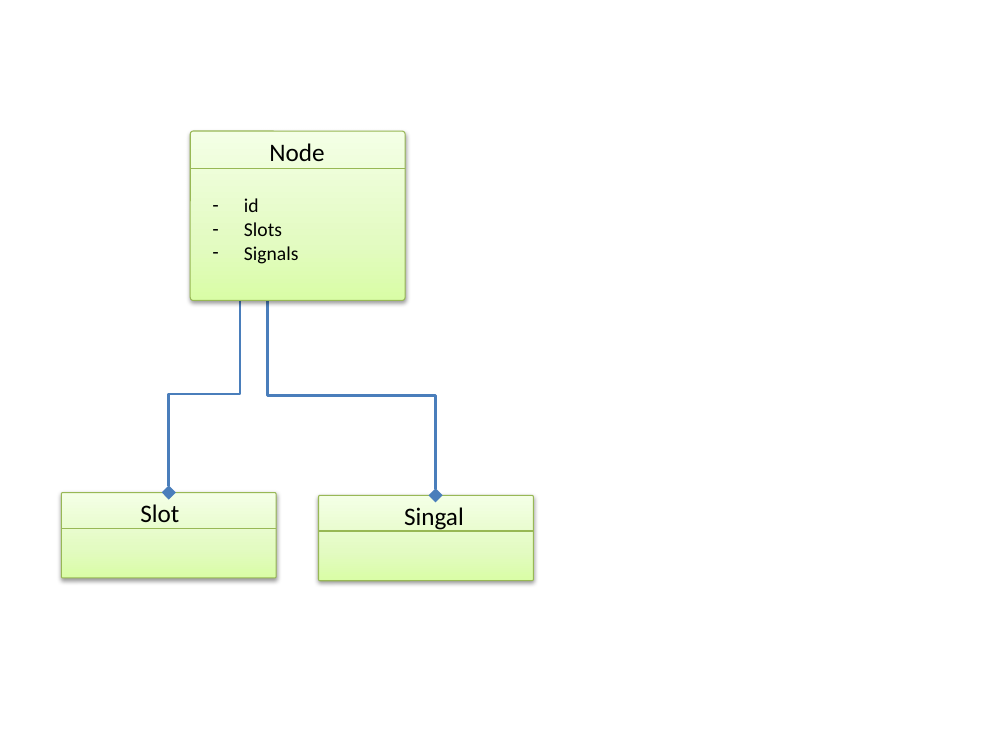
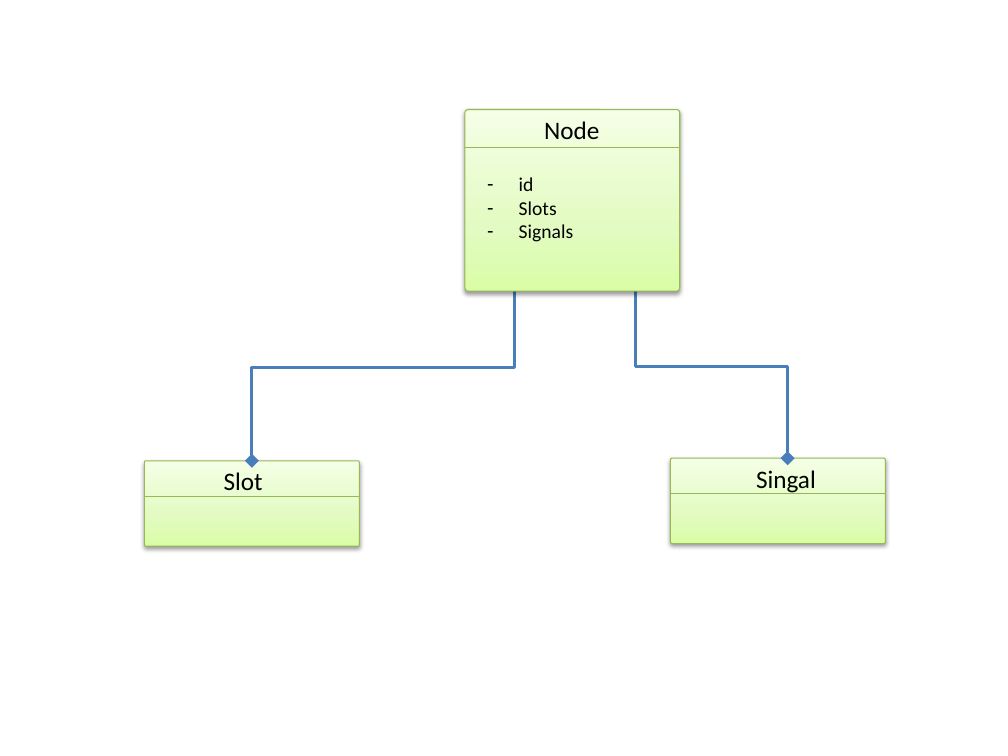
Before and after one commit to BenRhouma/Composer, a slide deck: slide 1 of schema.pptx. Drawn at 1008x756 pixels with LibreOffice and Linux fonts; fonts in the diff are those of the drawing. Boxes give left, top, right and bottom in pixels: in the first picture for what was removed or moved away, otherwise in the second. Text is boxed around its words. In the diff, an @@ line names an element or a change of style, - is before the commit and + after.

```diff
--- a/schema.pptx
+++ b/schema.pptx
@@ rounded rectangle: place and size @@
-rounded rectangle at (191, 131, 405, 300)
+rounded rectangle at (465, 110, 679, 291)
@@ 3 rounded rectangles, 2 texts, 1 line: place and size @@
-3 rounded rectangles, 2 texts, 1 line at (191, 143, 405, 295)
+3 rounded rectangles, 2 texts, 1 line at (465, 121, 679, 274)
@@ rounded rectangle: place and size @@
-rounded rectangle at (316, 287, 332, 295)
+rounded rectangle at (597, 266, 613, 274)
@@ rounded rectangle: place and size @@
-rounded rectangle at (346, 287, 362, 295)
+rounded rectangle at (628, 266, 644, 274)
@@ elbow arrow moved from (168, 493) - (240, 295) to (252, 461) - (515, 274) @@
@@ rounded rectangle removed at (374, 287, 390, 295) @@
@@ elbow arrow moved from (435, 495) - (267, 295) to (787, 459) - (636, 274) @@
@@ 1 text, 1 line, 1 rounded rectangle: place and size @@
-1 text, 1 line, 1 rounded rectangle at (61, 493, 276, 579)
+1 text, 1 line, 1 rounded rectangle at (144, 461, 359, 546)
@@ 1 text, 1 rounded rectangle, 1 line: place and size @@
-1 text, 1 rounded rectangle, 1 line at (319, 495, 533, 581)
+1 text, 1 rounded rectangle, 1 line at (670, 459, 885, 544)
```
Also in this commit, not shown: 2 other slides changed, 1 slide added, 10 other files.
